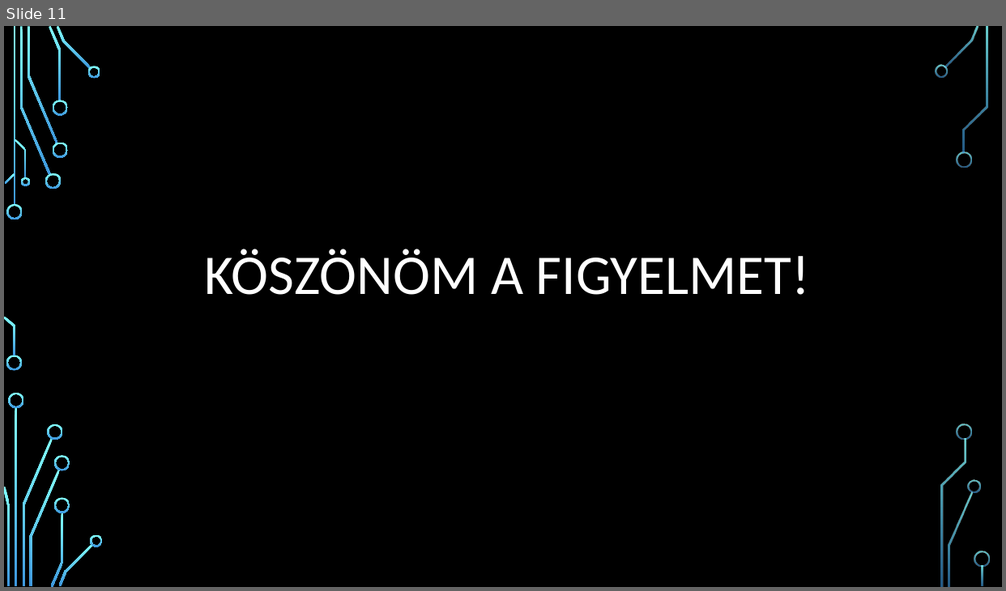
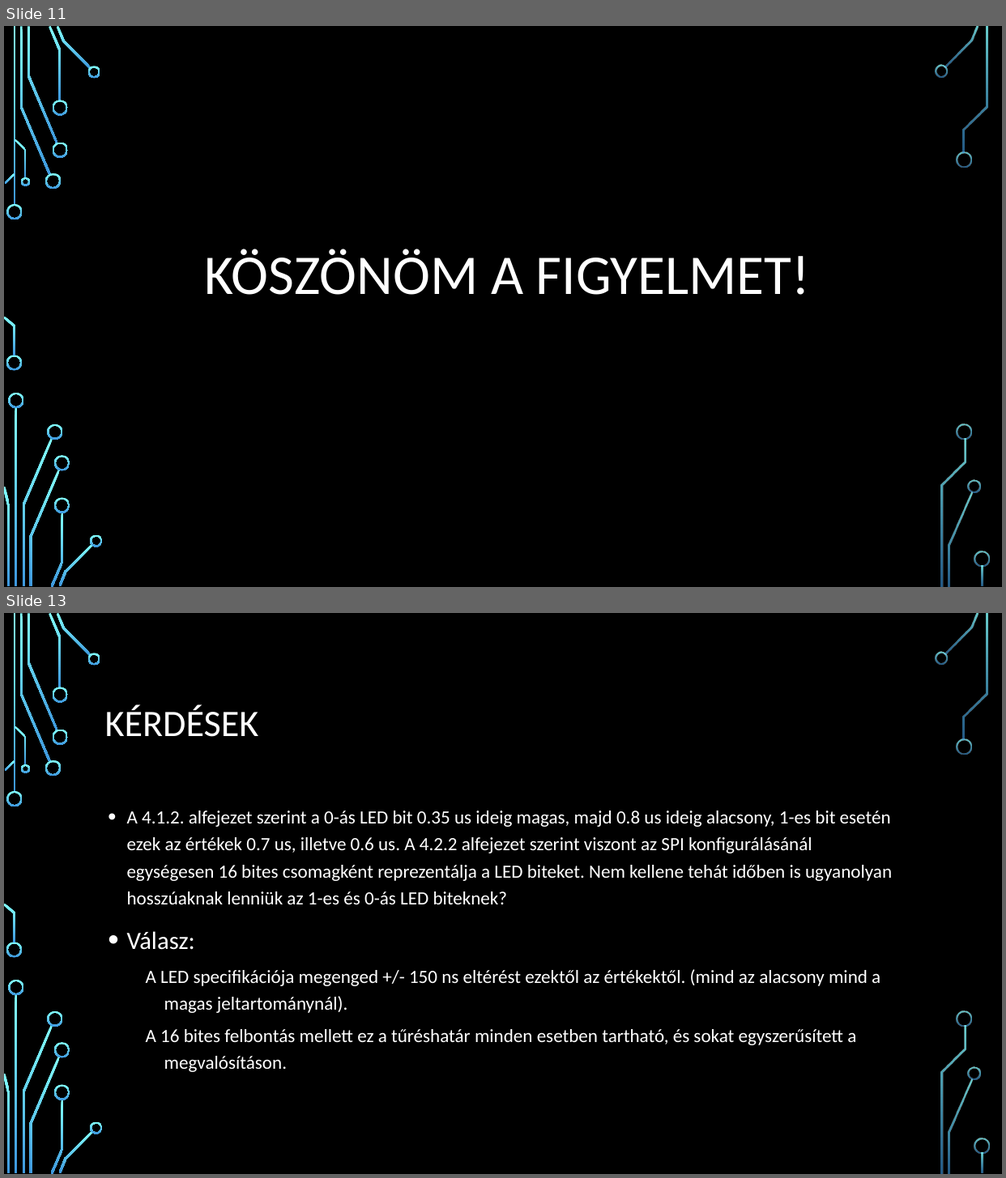
Before and after one commit to fejespeter/BME-Onlab, a slide deck: szakdolgozat_prezentacio.pptx. Shown one above the other, each under a label of ours: slide 11 before the commit, slides 11 and 13 after it; the slides between them are not shown. The pictures are 1006x591 and 1006x1178 pixels, drawn with LibreOffice and Linux fonts; fonts in the diff are those of the drawing; background and template pictures are left out. Boxes give left, top, right and bottom in pixels: in the first picture for what was removed or moved away, otherwise in the second. Text is boxed around its words. In the diff, an @@ line names an element or a change of style, - is before the commit and + after.

```diff
--- a/szakdolgozat_prezentacio.pptx
+++ b/szakdolgozat_prezentacio.pptx
@@ slide 13 added at bbox=[4, 613, 1002, 1174], background picture (left out); not listed: 36 template elements that a slide beside it also shows @@
@@ title added at bbox=[105, 705, 259, 737], 36 pt, text #FFFFFF @@
+KÉRDÉSEK
@@ text added at bbox=[127, 811, 892, 1072], 18 pt, text #FFFFFF @@
+• A 4.1.2. alfejezet szerint a 0-ás LED bit 0.35 us ideig magas, majd 0.8 us ideig alacsony, 1-es bit esetén ezek az értékek 0.7 us, illetve 0.6 us. A 4.2.2 alfejezet szerint viszont az SPI konfigurálásánál egységesen 16 bites csomagként reprezentálja a LED biteket. Nem kellene tehát időben is ugyanolyan hosszúaknak lenniük az 1-es és 0-ás LED biteknek?
+• Válasz:
+  A LED specifikációja megenged +/- 150 ns eltérést ezektől az értékektől. (mind az alacsony mind a magas jeltartománynál).
+  A 16 bites felbontás mellett ez a tűréshatár minden esetben tartható, és sokat egyszerűsített a megvalósításon.
```
Also in this commit, not shown: 9 slides changed, 6 other slides added, 2 slides removed, 10 other files.
